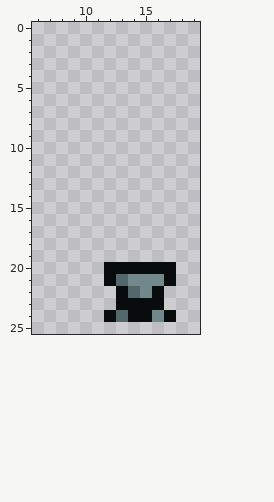
Two states of a pixel-art sprite, assets/snail_e.png. Above, as it was before the edit.
The file is 32x32 pixels. Colours within 5 levels of each other are drawn and written as one. Shown: x 6..19, y 0..25.
The same view after the edit:
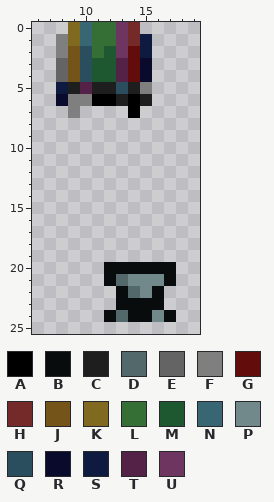
Palette (. is transparent): A #000000  B #090c0c  C #1e1e1e  D #53686a  E #646464  F #7f7f7f  G #620c0c  H #732a29  J #75541a  K #7f6a1f  L #356f36  M #1d5831  N #386673  P #72898c  Q #2a4e5d  R #0a0a2d  S #0f1a41  T #542147  U #6d355f
Diff:
y 0: x 9..14 ...... -> KNLLUH
y 1: x 8..15 ........ -> FKNLLUHS
y 2: x 8..15 ........ -> FJQLMUGS
y 3..4: x 8..15 ........ -> EJQMMTGR
y 5: x 8..15 ........ -> SCTCCQCF
y 6: x 8..15 ........ -> RFFAACAC
y 7: x 9 . -> F; x 14 . -> A
Changed places in both pictures, as pixel boxes (x1, y1, x2, y2):
added: (56, 22, 152, 118)
